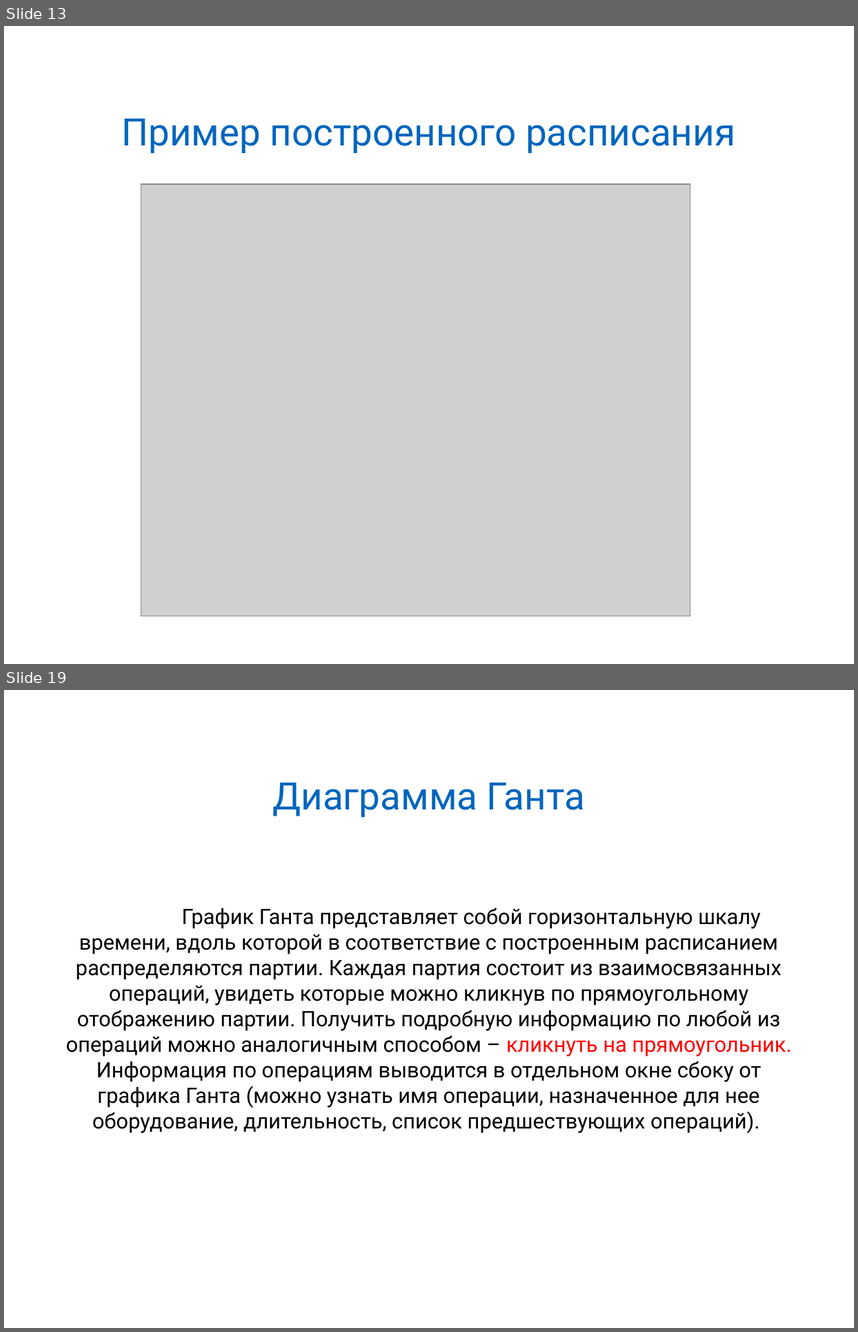
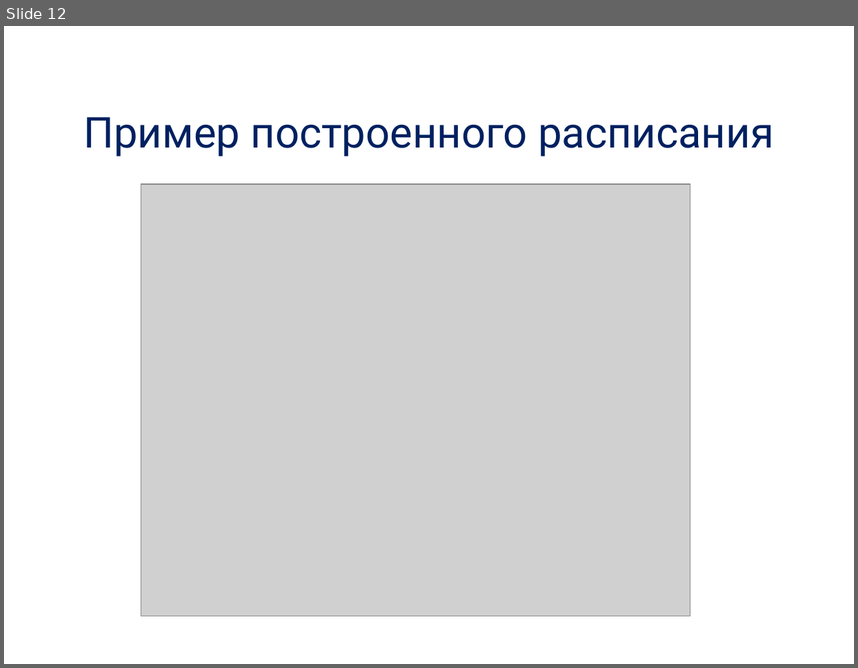
Before and after one commit to alexdegtev/SchedulerTask, a slide deck: Docs/presentation.ppt. Shown one above the other, each under a label of ours: slides 13 and 19 before the commit, slide 12 after it; the slides between them are not shown. The pictures are 858x1332 and 858x668 pixels, drawn with LibreOffice and Linux fonts; fonts in the diff are those of the drawing; grey boxes stand for pictures; background and template pictures are left out. Boxes give left, top, right and bottom in pixels: in the first picture for what was removed or moved away, otherwise in the second. Text is boxed around its words. In the diff, an @@ line names an element or a change of style, - is before the commit and + after.

```diff
--- a/Docs/presentation.ppt
+++ b/Docs/presentation.ppt
@@ slide 19 removed at bbox=[4, 690, 854, 1328], background picture (left out) @@
@@ title removed at bbox=[272, 782, 585, 817] @@
-Диаграмма Ганта
@@ text removed at bbox=[66, 907, 791, 1133] @@
-График Ганта представляет собой горизонтальную шкалу времени, вдоль которой в соответствие с построенным расписанием распределяются партии. Каждая партия состоит из взаимосвязанных операций, увидеть которые можно кликнув по прямоугольному отображению партии. Получить подробную информацию по любой из операций можно аналогичным способом – кликнуть на прямоугольник. Информация по операциям выводится в отдельном окне сбоку от графика Ганта (можно узнать имя операции, назначенное для нее оборудование, длительность, список предшествующих операций).
@@ what was slide 13 is now slide 12 @@
@@ slide 12 changed as well @@
@@ title "Пример построенного расписания" at bbox=[83, 117, 774, 156]: size 32 to 36 pt, text colour #0065BD to #002060 @@
```
Also in this commit, not shown: 16 slides added, 19 other slides removed.
